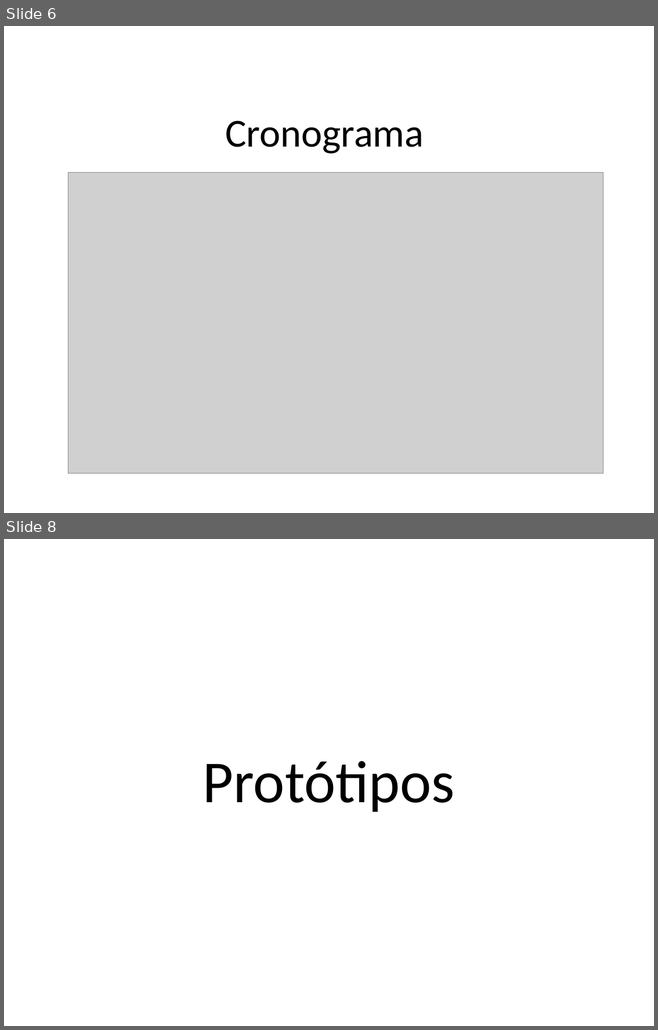
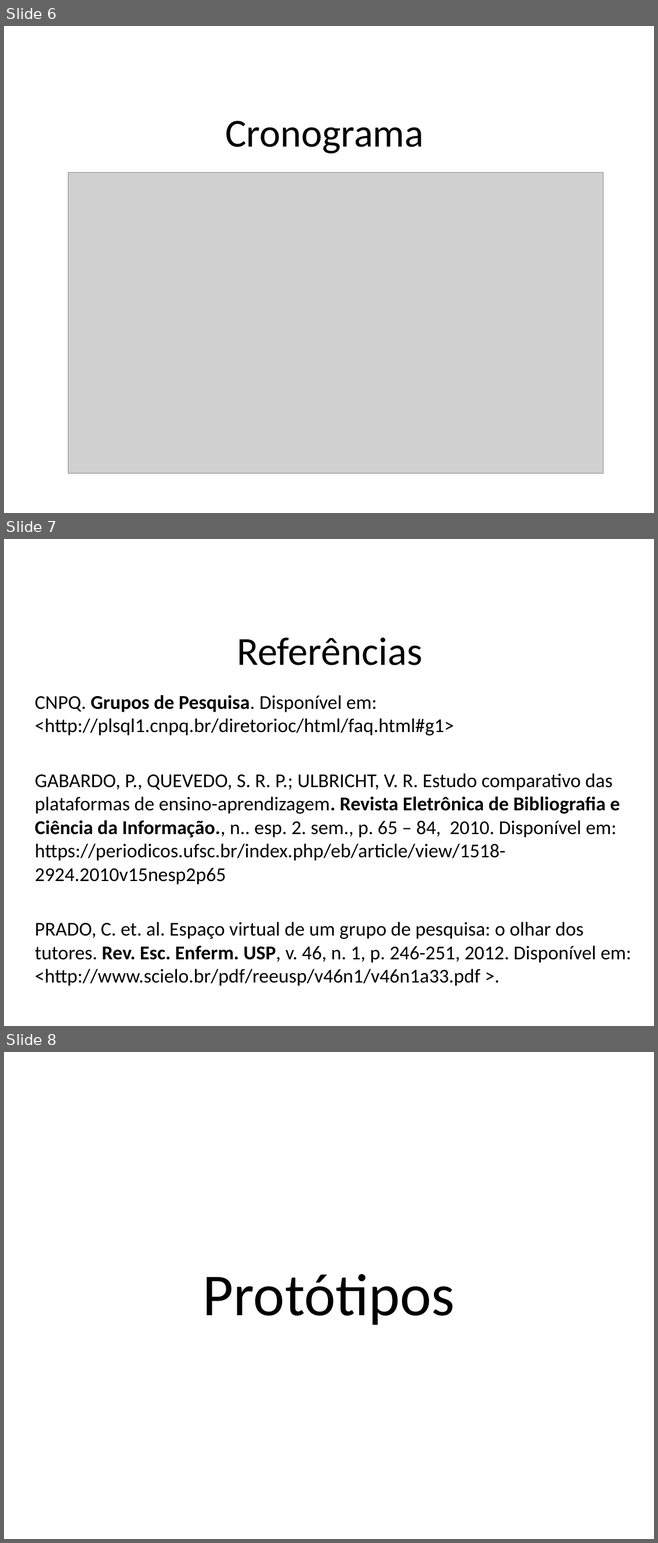
Before and after one commit to vivangola/TG-EDACI, a slide deck: QUALI.pptx. Shown one above the other, each under a label of ours: slides 6 and 8 before the commit, slides 6, 7 and 8 after it; the slides between them are not shown. The pictures are 658x1030 and 658x1543 pixels, drawn with LibreOffice and Linux fonts; fonts in the diff are those of the drawing; grey boxes stand for pictures; background and template pictures are left out. Boxes give left, top, right and bottom in pixels: in the first picture for what was removed or moved away, otherwise in the second. Text is boxed around its words. In the diff, an @@ line names an element or a change of style, - is before the commit and + after.

```diff
--- a/QUALI.pptx
+++ b/QUALI.pptx
@@ slide 7 added at <box>4,539,654,1026</box>, background picture (left out) @@
@@ title added at <box>237,638,422,665</box>, 44 pt, text #000000 @@
+Referências
@@ text added at <box>35,695,631,986</box>, 21.7 pt, text #000000 @@
+CNPQ. Grupos de Pesquisa. Disponível em: <http://plsql1.cnpq.br/diretorioc/html/faq.html#g1>
+GABARDO, P., QUEVEDO, S. R. P.; ULBRICHT, V. R. Estudo comparativo das plataformas de ensino-aprendizagem. Revista Eletrônica de Bibliografia e Ciência da Informação., n.. esp. 2. sem., p. 65 – 84, 2010. Disponível em: https://periodicos.ufsc.br/index.php/eb/article/view/1518-2924.2010v15nesp2p65
+PRADO, C. et. al. Espaço virtual de um grupo de pesquisa: o olhar dos tutores. Rev. Esc. Enferm. USP, v. 46, n. 1, p. 246-251, 2012. Disponível em: <http://www.scielo.br/pdf/reeusp/v46n1/v46n1a33.pdf >.
```
Also in this commit, not shown: 2 slides changed, 1 slide removed, 3 other files.
